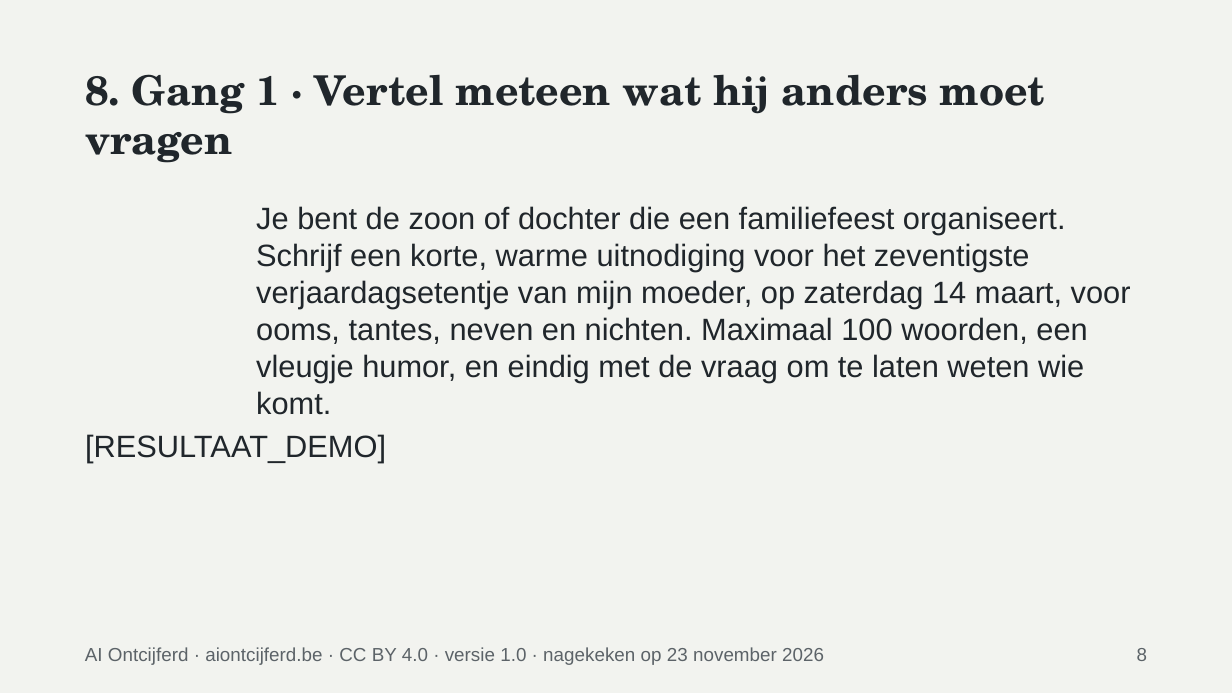
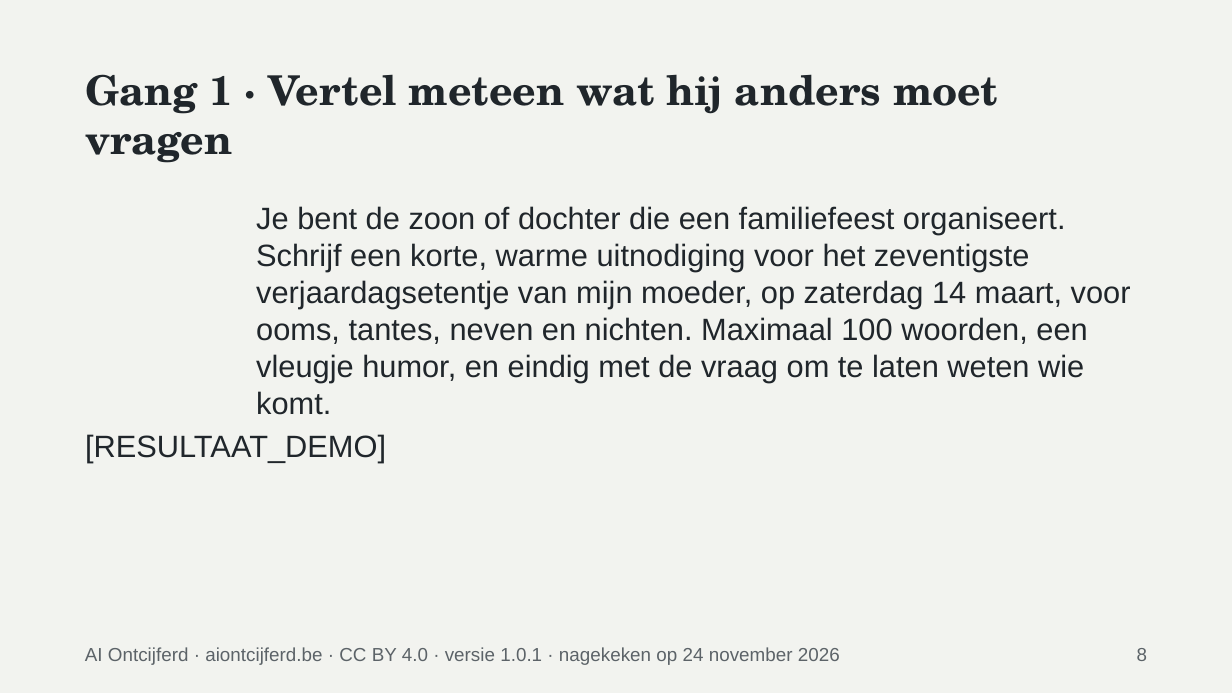
Before and after one commit to nftaurelius/ai-ontcijferd-open, a slide deck: slide 8 of content/materiaal/ai-proeverij/bestanden/02-presentatie/AO-01-presentatie.pptx. Drawn at 1232x693 pixels with LibreOffice and Linux fonts; fonts in the diff are those of the drawing. Boxes give left, top, right and bottom in pixels: in the first picture for what was removed or moved away, otherwise in the second. Text is boxed around its words. In the diff, an @@ line names an element or a change of style, - is before the commit and + after.

```diff
--- a/content/materiaal/ai-proeverij/bestanden/02-presentatie/AO-01-presentatie.pptx
+++ b/content/materiaal/ai-proeverij/bestanden/02-presentatie/AO-01-presentatie.pptx
@@ title at <box>85,74,998,163</box>: text changed @@
-8. Gang 1 · Vertel meteen wat hij anders moet vragen
+Gang 1 · Vertel meteen wat hij anders moet vragen
@@ text at <box>85,647,840,665</box>: text changed @@
-AI Ontcijferd · aiontcijferd.be · CC BY 4.0 · versie 1.0 · nagekeken op 23 november 2026
+AI Ontcijferd · aiontcijferd.be · CC BY 4.0 · versie 1.0.1 · nagekeken op 24 november 2026
```
Also in this commit, not shown: 33 other slides changed, 12 other files.
